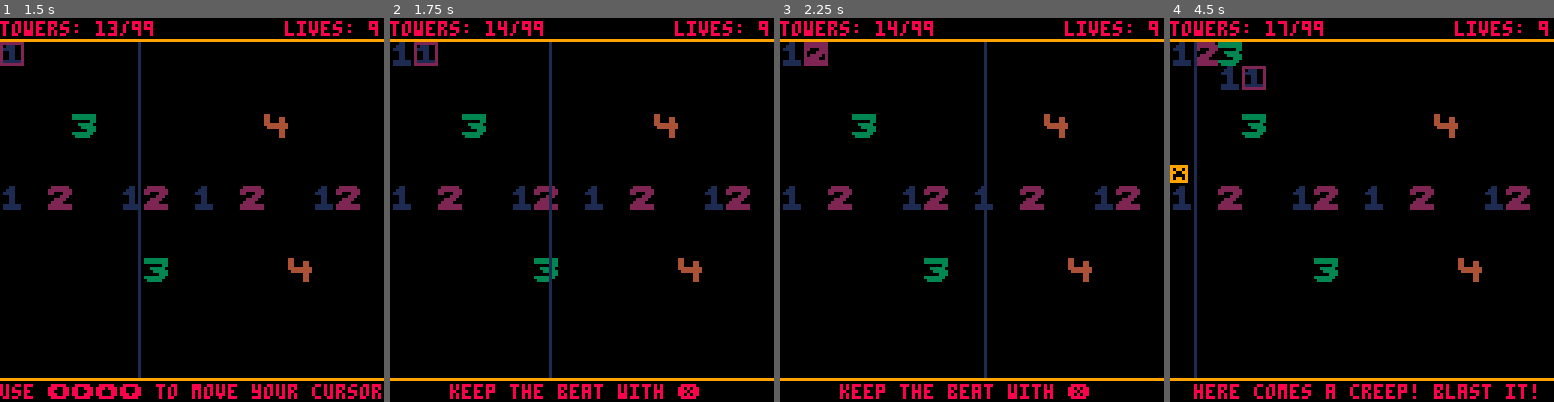
Above: before the commit, frames 1-4 (left to right).
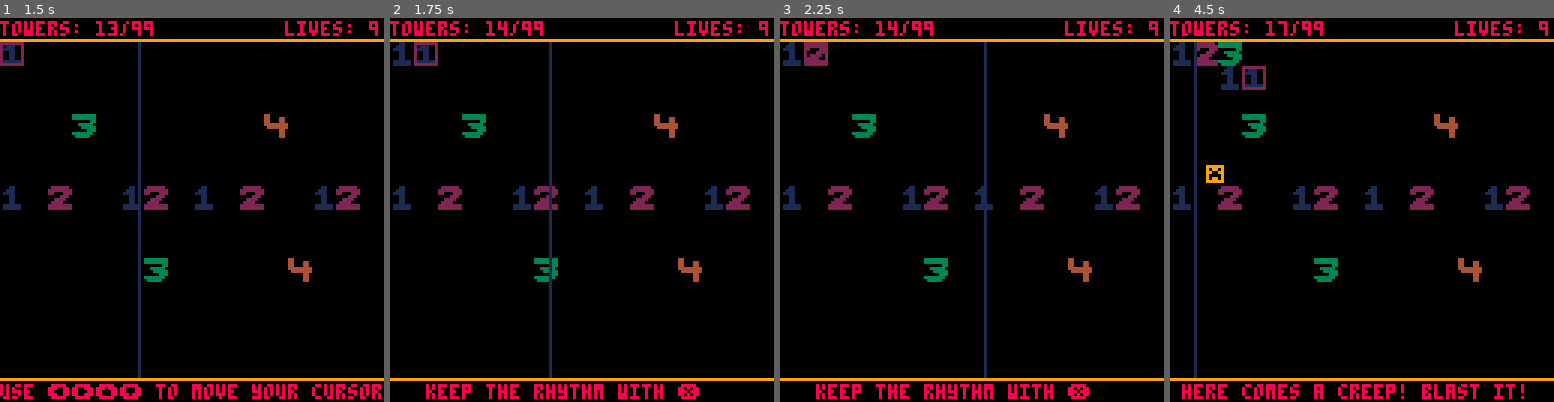
Above: after the commit, the same moments.

Repository: dlowe/sequencer-tower-defense
Game: PICO-8 cartridge ld41.p8
Two runs of this game, one before a commit and one after it. Both use one fixed random seed, a clock stepped at 60 frames per second and the inputs below.
Inputs:
- Up to frame 1 (1.5 s): tap X (X key) at 0.33, 1.07 s; tap O (Z key) at 0.7 s
- Up to frame 2 (1.75 s): hold Right from 1.6 s (still down); tap O (Z key) at 1.7 s
- Up to frame 3 (2.25 s): tap X (X key) at 1.85 s; release Right at 2.1 s; tap O (Z key) at 2.1 s; hold Up from 2.15 s (still down)
- Up to frame 4 (4.5 s): release Up at 2.42 s; hold Right 2.47-3.03 s; tap O (Z key) every 0.4 s from 2.5 to 4.1 s; tap X (X key) at 2.97, 4.08 s; hold Left 3.08-3.58 s; hold Down 3.63-3.97 s; hold Right from 4.02 s (still down)

Frame 1 is identical in both runs. In frame 2, 0.7% of the frame differs, in the area x 9-56%, y 95-100%; in frame 3, 0.7%; in frame 4, 1.5%, in the area x 0-96%, y 38-100%.

Commit message:
much better pathfinding

Diff:
--- a/ld41.p8
+++ b/ld41.p8
@@ -24,52 +24,55 @@
 footer_text = {
    "use \139\145\148\131 to move your cursor",
    "  use \142 to place/change towers",
-   "     keep the beat with \151",
+   "   keep the rhythm with \151",
    "",
-   "  here comes a creep! blast it!",
+   " here comes a creep! blast it!",
    ""
 }
 
-function _path(so_far, visited, start_x, start_y)
-   --printh("start_x: " .. start_x)
-   --printh("start_y: " .. start_y)
-   if (start_x < 0) return nil
-   if (start_y < 1) return nil
-   if (start_x > 16) return nil
-   if (start_y > 14) return nil
-   if (visited[start_x][start_y] == 1) return nil
-   if (mget(start_x, start_y) != 0) return nil
-
-   visited[start_x][start_y] = 1
-   so_far[#so_far + 1] = {x=start_x, y=start_y}
-
-   -- we're there
-   if (start_x == 16) return so_far
-
-   -- recur
-   local p = nil
-   p = _path(so_far, visited, start_x + 1, start_y)
-   if (p != nil) return p
-   p = _path(so_far, visited, start_x, start_y + 1)
-   if (p != nil) return p
-   p = _path(so_far, visited, start_x, start_y - 1)
-   if (p != nil) return p
-   p = _path(so_far, visited, start_x - 1, start_y)
-   if (p != nil) return p
-
-   return nil
-end
-
-function path(start_x, start_y)
-   local so_far = {}
-   local visited = {}
+solution = {}
+function solve()
    for x=0,16 do
-      visited[x] = {}
+      solution[x] = {}
       for y=1,14 do
-         visited[x][y] = 0
-      end
-   end
-   return _path(so_far, visited, start_x, start_y)
+         solution[x][y] = {
+            reachable = false
+         }
+      end
+   end
+
+   local queue = {}
+   for y=1,14 do
+      queue[#queue + 1] = {x=16,y=y}
+   end
+
+   while #queue != 0 do
+      -- "pop"  the first element of the queue
+      local current = queue[1]
+      local new_queue = {}
+      for i=2,#queue do
+         new_queue[#new_queue + 1] = queue[i]
+      end
+      queue = new_queue
+
+      local deltas={{dx=-1,dy=0},{dx=0,dy=-1},{dx=0,dy=1},{dx=1,dy=0}}
+      for d=1,#deltas do
+         local nx=current.x+deltas[d].dx
+         local ny=current.y+deltas[d].dy
+
+         if (nx >= 0) and (nx <= 16) and (ny >= 1) and (ny <= 14) and (solution[nx][ny].reachable == false) and (mget(nx, ny) == 0) then
+            printh("solved: (" .. nx .. "," .. ny .. ") -> (" .. current.x .. "," .. current.y .. ")")
+            -- add solution
+            solution[nx][ny] = {
+               reachable = true,
+               path_x = current.x,
+               path_y = current.y
+            }
+            -- push to queue
+            queue[#queue + 1] = {x=nx, y=ny}
+         end
+      end
+   end
 end
 
 function adapt_tower(cx, cy)
@@ -82,8 +85,10 @@
 
       -- can't place on top of a creep
       for i=1,#creeps do
-         if ((creeps[i].grid_x == cx) and (creeps[i].grid_y == cy)) return nil
-         if ((creeps[i].next_grid_x == cx) and (creeps[i].next_grid_y == cy)) return nil
+         if creeps[i].alive then
+            if ((creeps[i].grid_x == cx) and (creeps[i].grid_y == cy)) return nil
+            if ((creeps[i].next_grid_x == cx) and (creeps[i].next_grid_y == cy)) return nil
+         end
       end
 
       -- limit of 4 towers per column
@@ -95,19 +100,29 @@
       end
       if (count > 3) return nil
 
-      -- not allowed to block left->right pathfinding
+      -- not allowed to block left->right pathfinding, or pathfinding of active creeps
       mset(cx, cy, 1)
+      solve()
       local solvable = false
       for ypos=1,14 do
-         if path(0, ypos) != nil then
+         if solution[0][ypos].reachable == true then
             solvable = true
             break
          end
       end
+      for i=1,#creeps do
+         if creeps[i].alive then
+            if solution[creeps[i].grid_x][creeps[i].grid_y].reachable == false then
+               solvable = false
+               break
+            end
+         end
+      end
       mset(cx, cy, 0)
-      if (solvable == false) return nil
-
-      -- TODO: not allowed to place on top of a creep
+      if (solvable == false) then
+         solve()
+         return nil
+      end
 
       towers += 1
    end
@@ -172,7 +187,7 @@
       x=-5,
       y=y*8,
       sprite=16,
-      speed=0.1,
+      speed=0.4,
       alive=true
    }
 end
@@ -208,16 +223,17 @@
          elseif creeps[i].y > dest_y then
             creeps[i].y = max(dest_y, creeps[i].y - creeps[i].speed)
          else
-            --we are lined up with our next grid location, so pathfind to the next grid location
+            --we are lined up with our next grid location, so figure out the next step
             creeps[i].grid_x = creeps[i].next_grid_x
             creeps[i].grid_y = creeps[i].next_grid_y
-            local path = path(creeps[i].grid_x, creeps[i].grid_y)
-            if (path == nil) or (#path < 3) then
+            if creeps[i].grid_x == 15 then
                lives -= 1
                creeps[i].alive = false
             end
-            creeps[i].next_grid_x = path[2].x
-            creeps[i].next_grid_y = path[2].y
+            creeps[i].next_grid_x = solution[creeps[i].grid_x][creeps[i].grid_y].path_x
+            creeps[i].next_grid_y = solution[creeps[i].grid_x][creeps[i].grid_y].path_y
+
+            --printh("aiming for (" .. creeps[i].next_grid_x .. ", " .. creeps[i].next_grid_y .. ")")
          end
       end
    end
Not shown, changed: TODO.md
